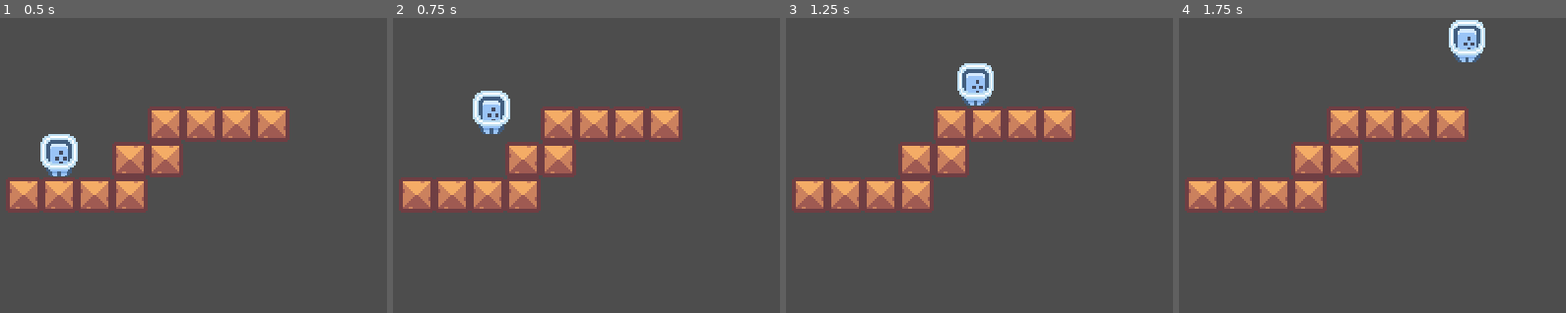
Above: before the commit, frames 1-4 (left to right).
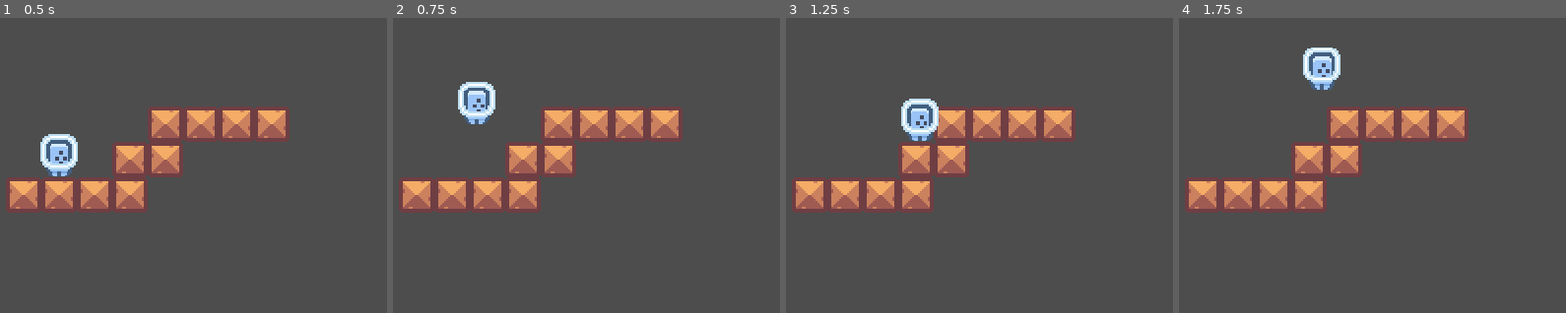
Above: after the commit, the same moments.

Repository: kirby-b/Godot-Platformer
Game: Godot game, scene res://world.tscn
Same seed, same stepped clock (60 frames per second), same inputs: the game is played once before the commit and once after it.
Inputs:
- Up to frame 1 (0.5 s): no input
- Up to frame 2 (0.75 s): tap Enter (ui_accept) at 0.5 s; hold Right (ui_right) from 0.53 s (still down)
- Up to frame 3 (1.25 s): keep holding Right (ui_right); tap Enter (ui_accept) at 0.77 s
- Up to frame 4 (1.75 s): keep holding Right (ui_right); tap Enter (ui_accept) at 1.52 s

Frame 1 is identical in both runs. In frame 2, 1.7% of the frame differs, in the area x 16-31%, y 21-40%; in frame 3, 2.3%, in the area x 29-54%, y 15-42%; in frame 4, 2.3%.

Commit message:
Day 2

Diff:
--- a/Platformer-Tutorial/block.gd
+++ /dev/null
@@ -1 +0,0 @@
-extends StaticBody2D
--- a/Platformer-Tutorial/block.tscn
+++ b/Platformer-Tutorial/block.tscn
@@ -12,7 +12,6 @@
 
 [node name="Sprite2D" type="Sprite2D" parent="."]
 position = Vector2(0, 4.76837e-07)
-scale = Vector2(1, 1)
 texture = ExtResource("1_xggit")
 region_enabled = true
 region_rect = Rect2(126, 36, 18, 18)
--- a/Platformer-Tutorial/player.gd
+++ b/Platformer-Tutorial/player.gd
@@ -2,8 +2,7 @@
 
 
 const SPEED = 100.0
-const JUMP_VELOCITY = -200.0
-
+const JUMP_VELOCITY = -220.0
 # Get the gravity from the project settings to be synced with RigidBody nodes.
 var gravity = ProjectSettings.get_setting("physics/2d/default_gravity")
 
@@ -23,8 +22,10 @@
 	# As good practice, you should replace UI actions with custom gameplay actions.
 	var direction = Input.get_axis("ui_left", "ui_right")
 	if direction:
-		velocity.x = direction * SPEED
+		velocity.x = move_toward(velocity.x,direction * SPEED, 10)
+	elif not direction and not is_on_floor():
+		velocity.x = move_toward(velocity.x,direction * SPEED, 10)
 	else:
-		velocity.x = move_toward(velocity.x, 0, SPEED)
+		velocity.x = move_toward(velocity.x, 0, 20)
 
 	move_and_slide()
